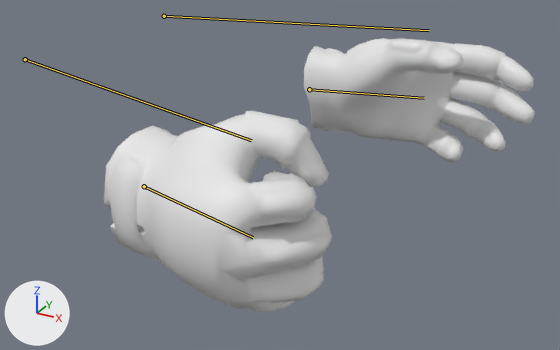
A saved change to the Blender file Brutaldoom_blend_files/Fist/fist.blend.
Rendered twice from a camera (50 mm lens) standing at (50.9, -46.9, 17.9) and looking at (20.3, 8.8, -10.0). The lights are fixed; the arrows at lower left show +X, +Y and +Z. Both versions are drawn at frame 58 of the action 'ArmatureAction'; the numbers are the values there. The bones that bend it are drawn over the model as lines. Materials are left out; every surface is plain grey.

Objects in the first picture: 'glove', 'glove_Mesh'.
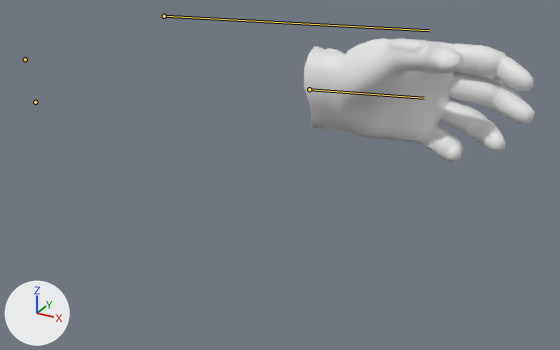
Boxes [x1, y1, x2, y2] around the edits, measured in the pictures (560 x 350 px):
```json
{"object": "glove_Mesh", "change": "posed", "before": [104, 111, 332, 312], "on screen": "not visible afterwards"}
```

The change, as JSON lines over the scene's bpy script:
```json
{"block": "bone_rig_object", "where": "bone_rig_object = bpy.data.objects['Armature']  # the whole rig 'Armature'"}
{"op": "set", "path": "bone_rig_object.scale", "old": "(28.0, 28.0, 28.0)", "new": "(0.0, 0.0, 0.0)"}
```
